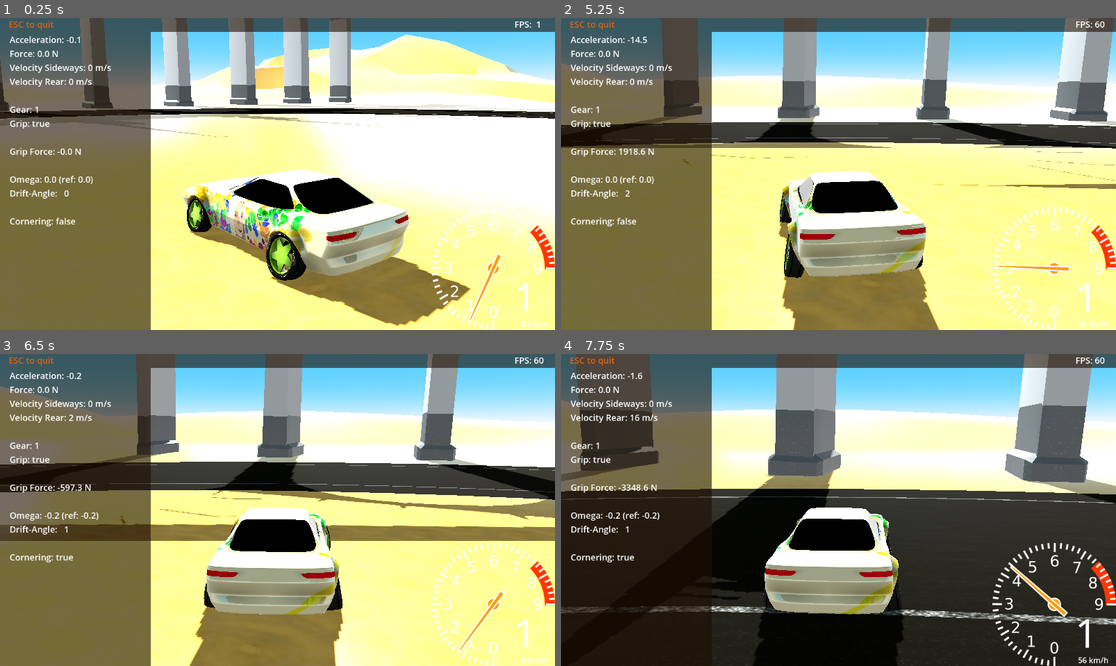
Above: before the commit, frames 1-4 (two rows, left to right).
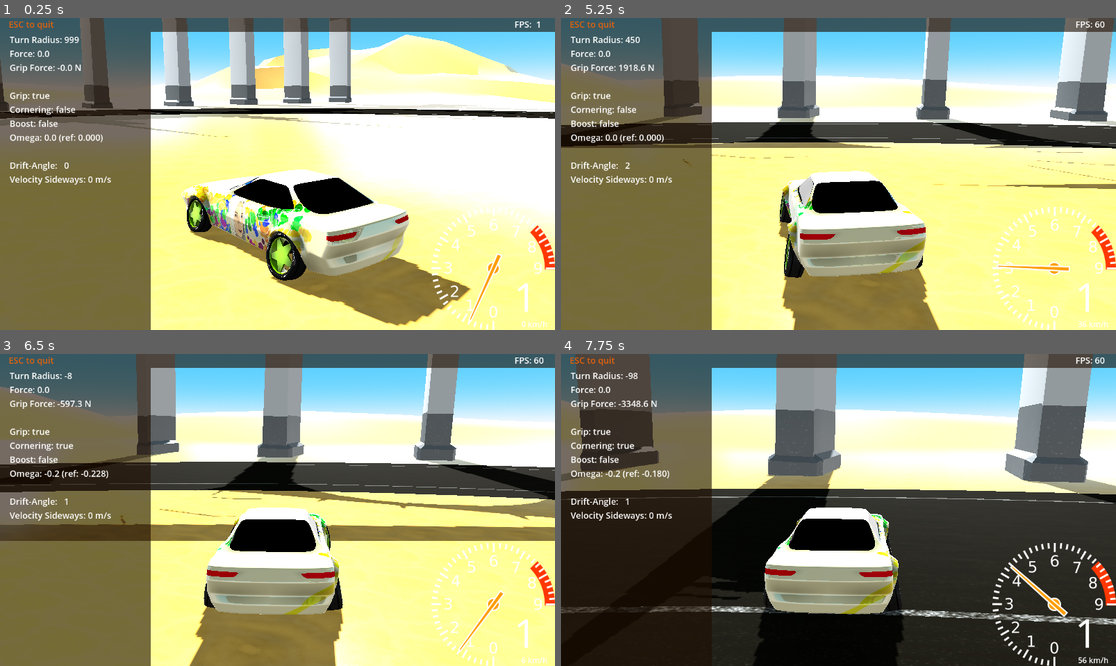
Above: after the commit, the same moments.

Repository: tomaga-dev/DriftCarG4
Game: Godot game, scene res://Scenes/Start.tscn
The game is run twice, just before and just after one commit, with the same random seed, the same clock (stepped at 60 frames per second) and the same inputs.
Inputs:
- Up to frame 1 (0.25 s): no input
- Up to frame 2 (5.25 s): hold Right (controller_right) 0.53-1.28 s; tap C (controller_camera) at 0.6, 1.55, 2.1, 3.05, 3.6, 4.55, 5.1 s; tap Space (controller_camera_rotate) at 0.8, 1.35, 2.3, 2.85, 3.8, 4.35 s; hold Down (controller_brake) 1.28-2.03 s; hold Right (controller_right) 2.03-2.78 s; hold Up (controller_accelerate) 2.78-3.53 s; hold Left (controller_left) 3.53-5.03 s; hold Down (controller_brake) from 5.03 s (still down)
- Up to frame 3 (6.5 s): tap Space (controller_camera_rotate) at 5.3, 5.85 s; release Down (controller_brake) at 5.78 s; hold Right (controller_right) from 5.78 s (still down); tap C (controller_camera) at 6.05 s
- Up to frame 4 (7.75 s): release Right (controller_right) at 6.53 s; hold Up (controller_accelerate) 6.53-7.28 s; tap C (controller_camera) at 6.6, 7.55 s; tap Space (controller_camera_rotate) at 6.8, 7.35 s; hold Right (controller_right) from 7.28 s (still down)

The runs differ from the first frame. In frame 1, 1.7% of the frame differs, in the area x 1-21%, y 5-67%; in frame 2, 1.8%; in frame 3, 1.8%; in frame 4, 1.9%.
Error after the commit: Invalid call. Nonexistent function 'switch_third_person_fixed' in base 'Camera3D (Camera.gd)'. (res://Scenes/Start.gd:23)

Commit message:
Changed debug output

Diff:
--- a/Drift Car/Scenes/Start.gd
+++ b/Drift Car/Scenes/Start.gd
@@ -1,8 +1,9 @@
 extends Node
 
 @export var player_node: NodePath
-@onready var fps_label = get_node("Status/FPS")
-@onready var debug_label = get_node("Status/Debug")
+@onready var fps_label: Label = get_node("Status/FPS")
+@onready var debug_label: Label = get_node("Status/Debug")
+@onready var camera: Camera3D = get_node("Camera")
 
 var player: Node
 var car: VehicleController
@@ -11,18 +12,25 @@
 func _ready():
 	player = get_node(player_node)
 	car = player.car
-	randomize()
 
 func _process(_delta):
 	if Input.is_action_just_released("ui_cancel"):
 		get_tree().quit()
+	if Input.is_action_just_pressed("controller_camera"):
+		if camera.first_person:
+			camera.switch_third_person()
+		else: if camera.third_person:
+			camera.switch_third_person_fixed()
+		else:
+			camera.switch_first_person()
+	if Input.is_action_just_pressed("controller_camera_rotate"):
+		if camera.auto_rotate_mode:
+			camera.auto_rotate_mode = false
+		else:
+			camera.auto_rotate_mode = true
 	var status_text: String
 	var fps = Performance.get_monitor(Performance.TIME_FPS)
-	var acceleration: float = car.acceleration_measurement
-	var force: float = car.acceleration_force
 	var velocity_sideways: float = car.vehicle_state.velocity_sideways
-	var velocity_rear_axis: float = car.vehicle_state.velocity_rear_axis
-	var gear: int = car.gearbox.gear
 	var grip: bool = car.has_grip
 	var grip_force: float = car.grip_force
 	var omega_reference = car.omega_reference
@@ -31,15 +39,14 @@
 	var cornering = car.is_cornering
 	var format = "FPS: %2.0f"
 	fps_label.text = format % fps
-	format = "Acceleration: %.1f\n"
-	format += "Force: %.1f N\n"
-	format += "Velocity Sideways: %.0f m/s\n"
-	format += "Velocity Rear: %.0f m/s\n\n"
-	format += "Gear: %s\n"
-	format += "Grip: %s\n\n"
+	format = "Turn Radius: %.0f\n"
+	format += "Force: %.1f\n"
 	format += "Grip Force: %.1f N\n\n"
-	format += "Omega: %.1f (ref: %.1f)\n"
-	format += "Drift-Angle: %3.0f\n\n"
+	format += "Grip: %s\n"
 	format += "Cornering: %s\n"
-	status_text = format % [acceleration, force, velocity_sideways, velocity_rear_axis, gear, grip, grip_force, omega_measurement, omega_reference, rad_to_deg(drift_angle), cornering]
+	format += "Boost: %s\n"
+	format += "Omega: %.1f (ref: %.3f)\n\n"
+	format += "Drift-Angle: %3.0f\n"
+	format += "Velocity Sideways: %.0f m/s\n\n"
+	status_text = format % [car.turn_radius, car.current_force, grip_force, grip, cornering, car.apply_boost, omega_measurement, omega_reference, rad_to_deg(drift_angle), velocity_sideways]
 	debug_label.text = status_text
